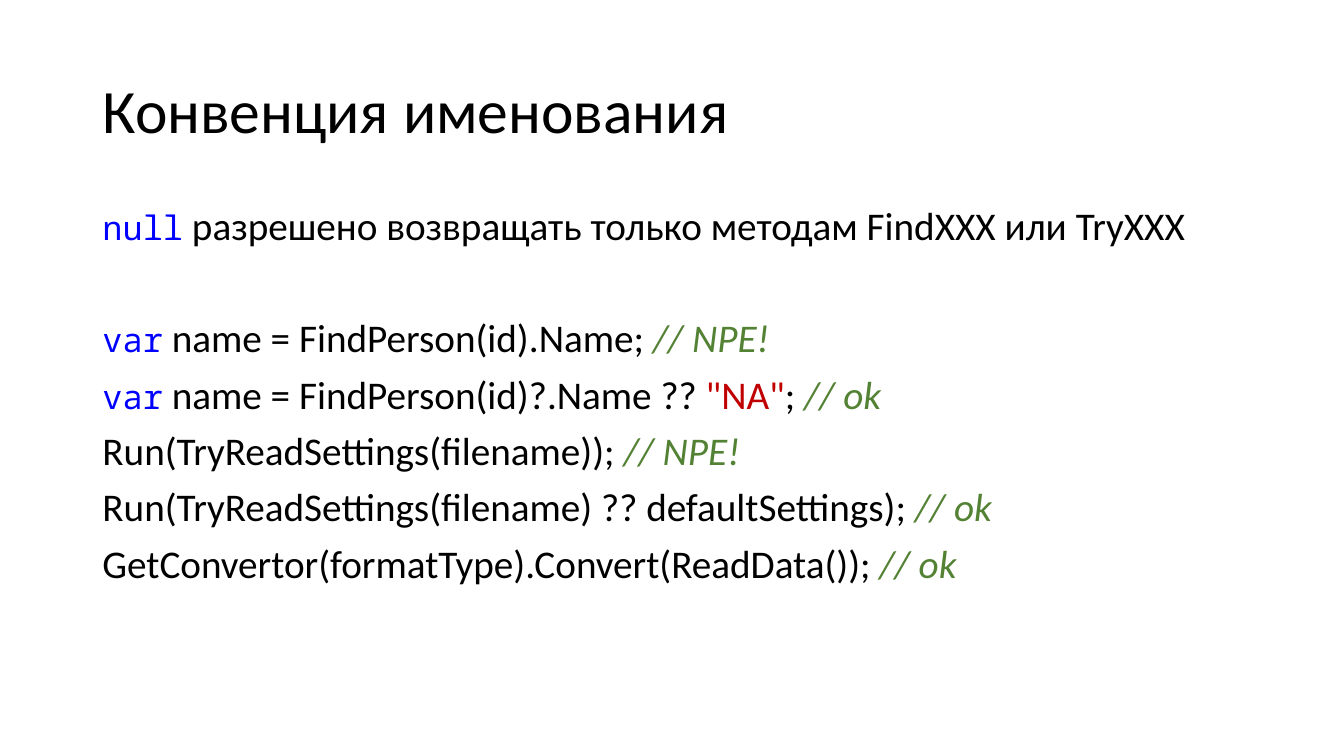
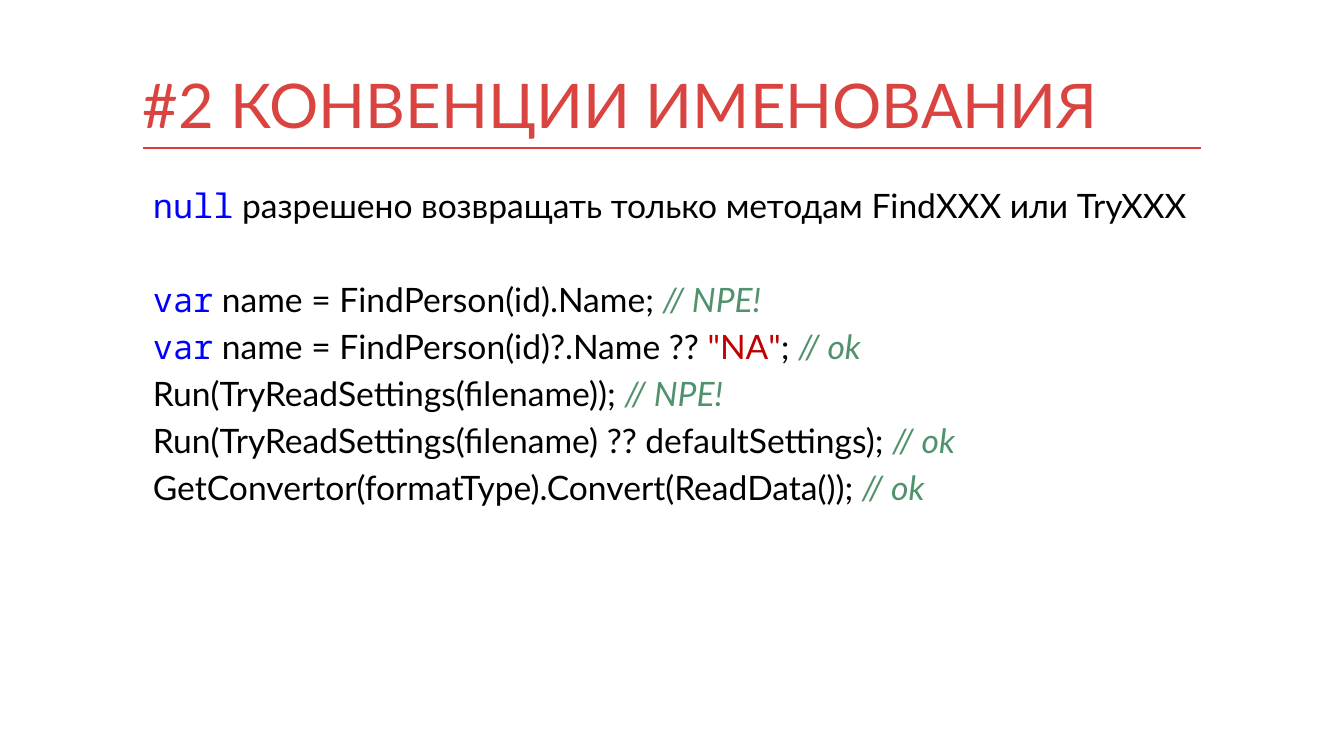
Before and after one commit to kontur-courses/exceptions, a slide deck: slide 8 of exceptions.pptx (slide 15 before the commit). Drawn at 1344x756 pixels with LibreOffice and Linux fonts; fonts in the diff are those of the drawing. Boxes give left, top, right and bottom in pixels: in the first picture for what was removed or moved away, otherwise in the second. Text is boxed around its words. In the diff, an @@ line names an element or a change of style, - is before the commit and + after.

```diff
--- a/exceptions.pptx
+++ b/exceptions.pptx
@@ title at bbox=[143, 83, 1098, 139]: text changed; font Calibri to Lato; text colour #000000 to #D94440 @@
-Конвенция именования
+#2 КОНВЕНЦИИ ИМЕНОВАНИЯ
@@ title "#2 КОНВЕНЦИИ ИМЕНОВАНИЯ" at bbox=[143, 83, 1098, 139]: vertical alignment middle to bottom @@
@@ line added from (143, 148) to (1202, 148), #D83F3B 1 pt @@
@@ text "null разрешено возвращать только методам ...": place and size @@
-text "null разрешено возвращать только методам ..." at bbox=[102, 212, 1185, 585]
+text "null разрешено возвращать только методам ..." at bbox=[153, 192, 1187, 506]
@@ text "null разрешено возвращать только методам ..." at bbox=[153, 192, 1187, 506]: size 28 to 24 pt, font Calibri to Lato; text colour #548235 to #51926C in "// NPE!", "// ok", "// NPE!", "// ok" and 1 more places; line spacing 0.9 to 1; less space between paragraphs @@
```
Also in this commit, not shown: 14 other slides changed, 9 slides added, 1 slide removed, 6 other files.
